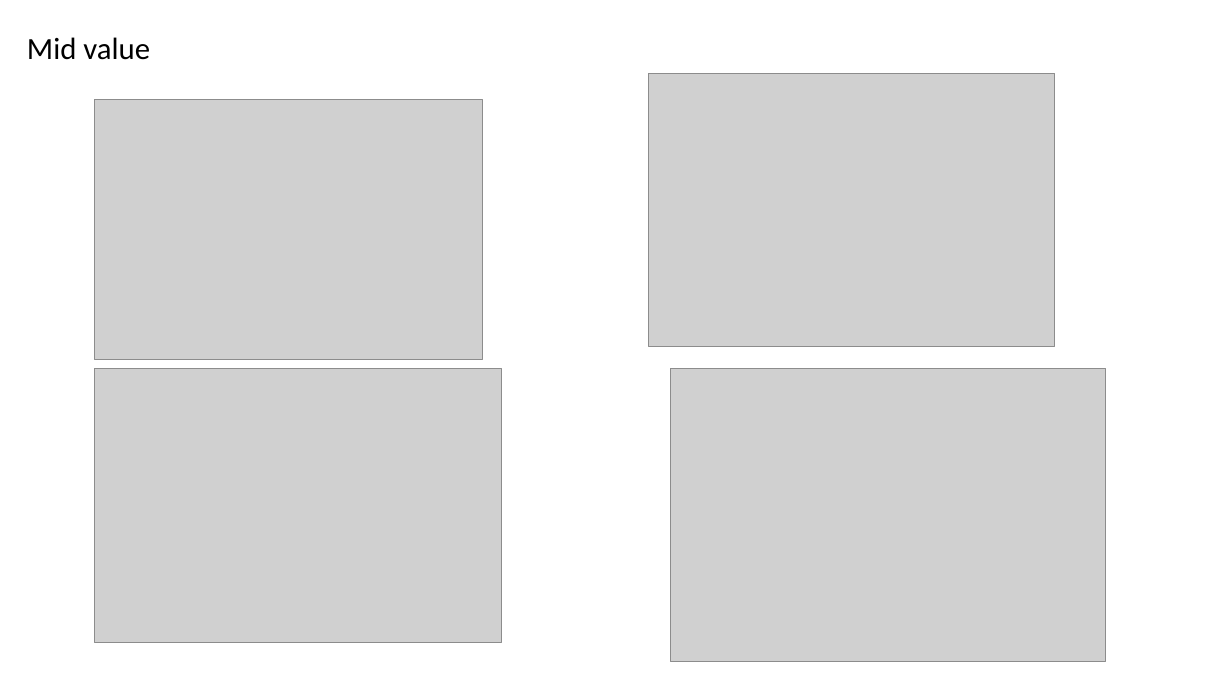
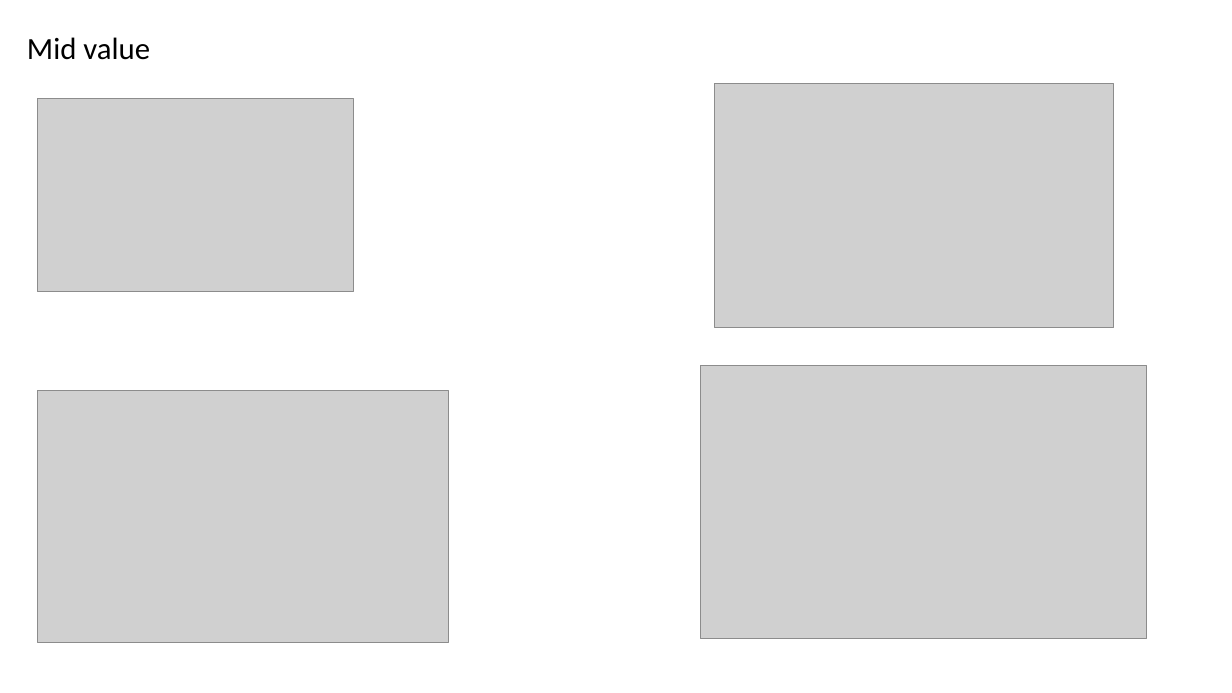
Before and after one commit to gpagnier/rampAnalysis, a slide deck: slide 9 of Rampv06SbIgnore.pptx. Drawn at 1232x693 pixels with LibreOffice and Linux fonts; fonts in the diff are those of the drawing; grey boxes stand for pictures. Boxes give left, top, right and bottom in pixels: in the first picture for what was removed or moved away, otherwise in the second. Text is boxed around its words. In the diff, an @@ line names an element or a change of style, - is before the commit and + after.

```diff
--- a/Rampv06SbIgnore.pptx
+++ b/Rampv06SbIgnore.pptx
@@ picture: place and size @@
-picture at [649, 73, 1055, 347]
+picture at [714, 84, 1114, 328]
@@ picture added at [37, 99, 353, 292] @@
@@ picture removed at [94, 100, 482, 360] @@
@@ picture: place and size @@
-picture at [670, 369, 1105, 662]
+picture at [701, 365, 1147, 639]
@@ picture: place and size @@
-picture at [94, 369, 502, 642]
+picture at [37, 391, 448, 642]
```
Also in this commit, not shown: 10 other slides changed, 4 slides added, 1 slide removed, 3 other files.
